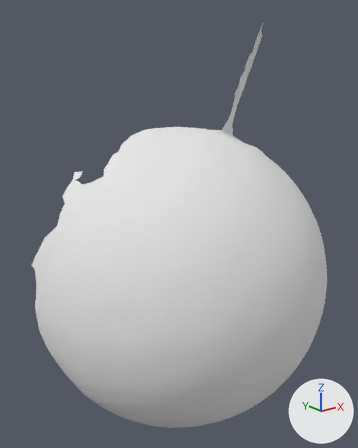
One commit to the OBJ model res/pendulum_horizontal/Pendulum_horizontal.000093.obj: the scene before it, then after it.
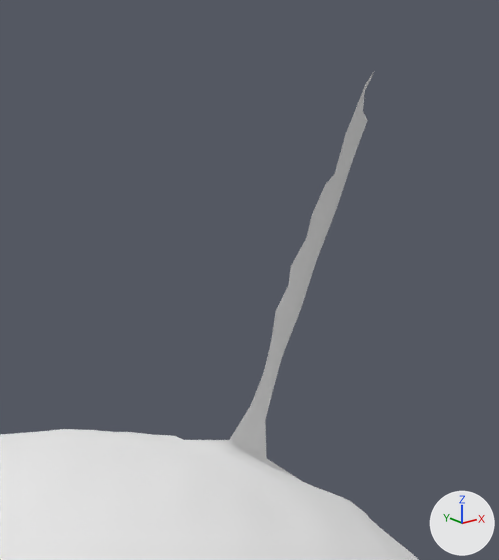
The first picture shows the older version from a 50 mm lens placed at (-396.0, -11.0, 229.0), pointed at (-126.0, 326.0, 94.0). The close-ups show both versions on the part from 43% to 84% of the width and 0% to 37% of the height of that picture. The lights are fixed; the arrows at lower right show +X, +Y and +Z. Where no turn or scale is listed for an object, it has been applied to the vertices.

In view in the first close-up: 'Pendulum_horizontal.000093'.
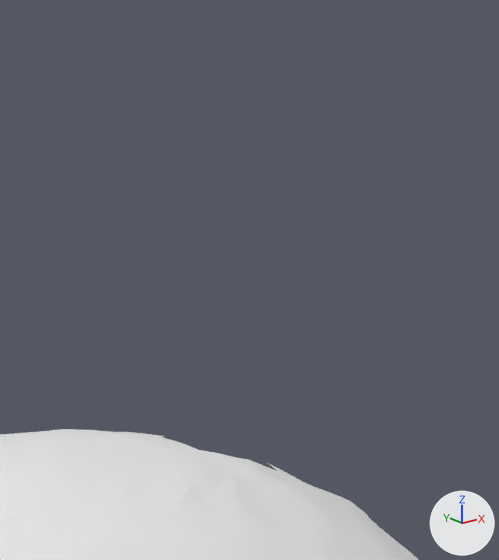
Diff of the bpy script that builds the scene:
```diff
--- a/res/pendulum_horizontal/Pendulum_horizontal.000093.obj.py
+++ b/res/pendulum_horizontal/Pendulum_horizontal.000093.obj.py
@@ me_pendulum_horizontal_000093 @@
 # used by ob_pendulum_horizontal_000093; location = (0.0, 0.0, 0.0)
-me_pendulum_horizontal_000093.from_pydata(...)  # 5056 vertices, 10003 faces; spans x -248.0..26.0, y 214.0..402.0, z -115.0..271.0
-me_pendulum_horizontal_000093.materials.append(mat_pendulum_horizontal_000093)  # white #e7e7e7
+me_pendulum_horizontal_000093.from_pydata(...)  # 4971 vertices, 9850 faces; spans x -248.0..26.0, y 214.0..402.0, z -115.0..176.0
+# me_pendulum_horizontal_000093 part 1
+# 85 vertices are removed from x -73.0..-26.0, y 318.0..358.0, z 166.0..271.0
+# 153 faces are deleted
```

Location of each change, [x1, y1, x2, y2] in pixels of the close-ups (499 x 560 px):
'Pendulum_horizontal.000093', reshaped
    before: [0, 72, 419, 560]
    after: [0, 429, 419, 560]
part 1 of me_pendulum_horizontal_000093, deleted
    before: [160, 72, 374, 479]
